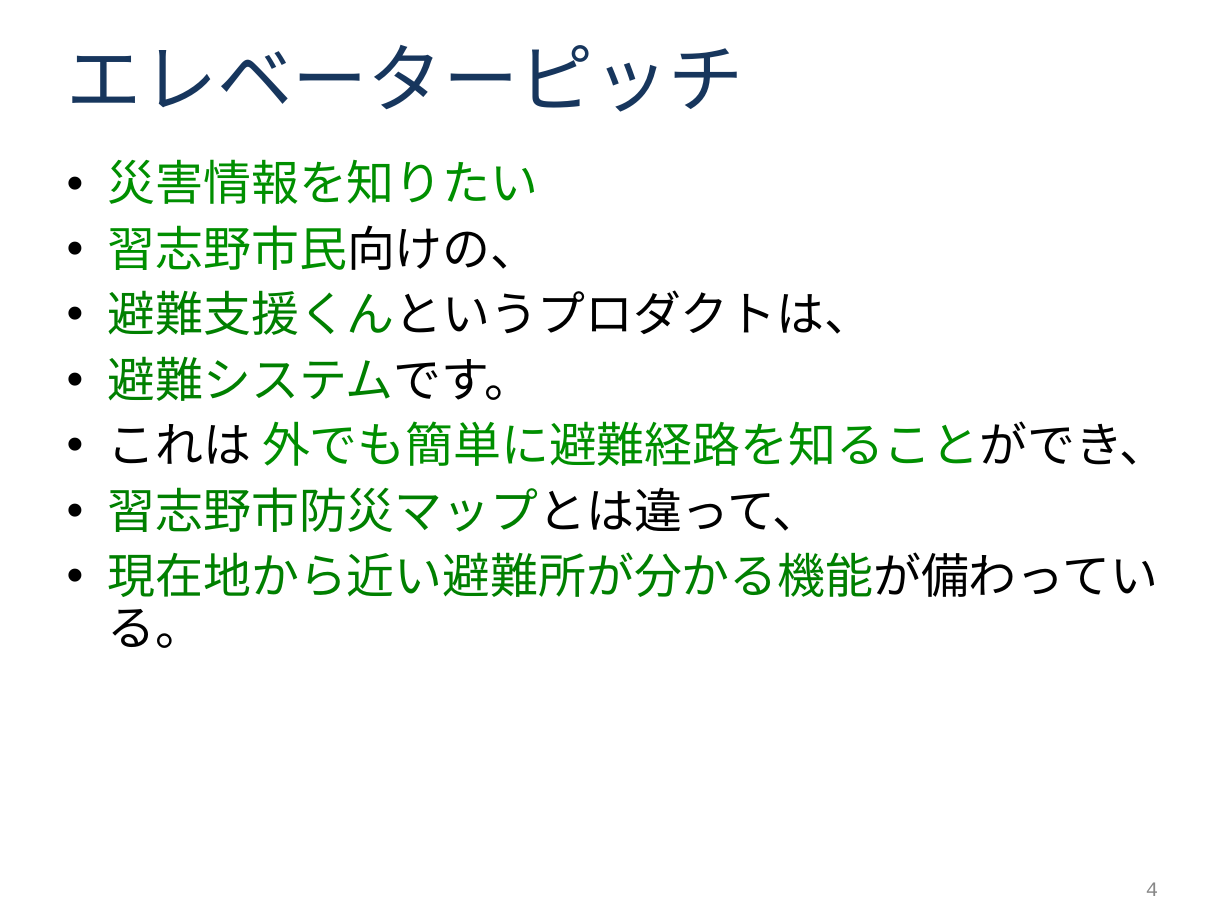
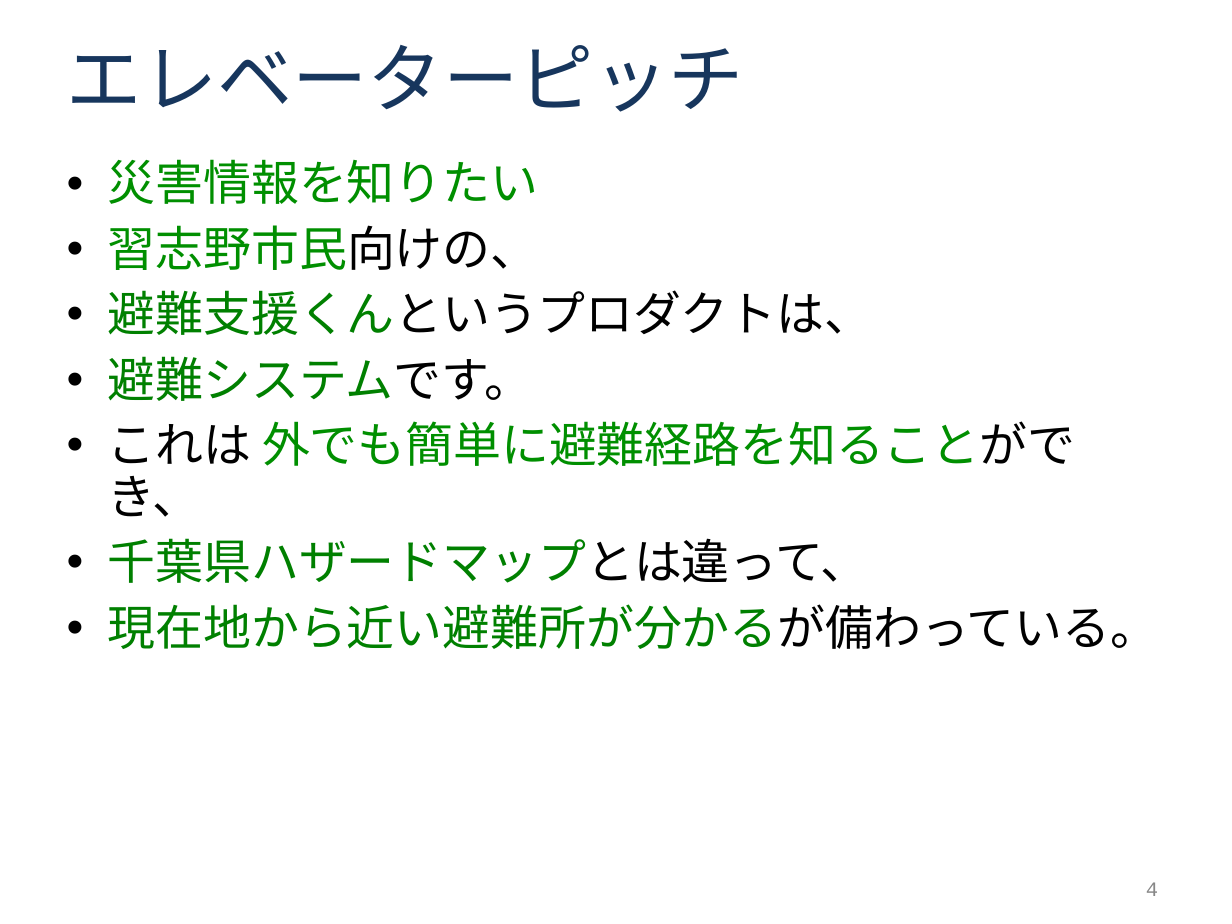
Before and after one commit to tomoyukikondo/yabukiC2017, a slide deck: slide 4 of Ｃ班インセプションデッキ.ppt. Drawn at 1232x924 pixels with LibreOffice and Linux fonts; fonts in the diff are those of the drawing. Boxes give left, top, right and bottom in pixels: in the first picture for what was removed or moved away, otherwise in the second. Text is boxed around its words. In the diff, an @@ line names an element or a change of style, - is before the commit and + after.

```diff
--- a/Ｃ班インセプションデッキ.ppt
+++ b/Ｃ班インセプションデッキ.ppt
@@ text at box(108, 538, 1158, 649): text changed @@
-• 習志野市防災マップとは違って、
-• 現在地から近い避難所が分かる機能が備わっている。
+• 千葉県ハザードマップとは違って、
+• 現在地から近い避難所が分かるが備わっている。
```
Also in this commit, not shown: 5 other slides changed.
